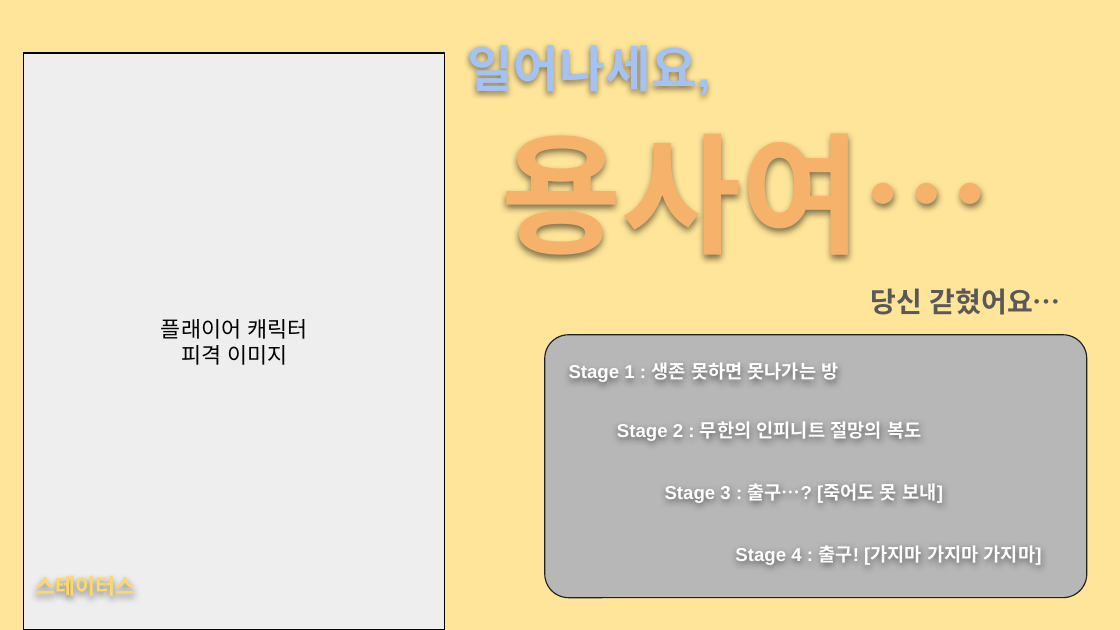
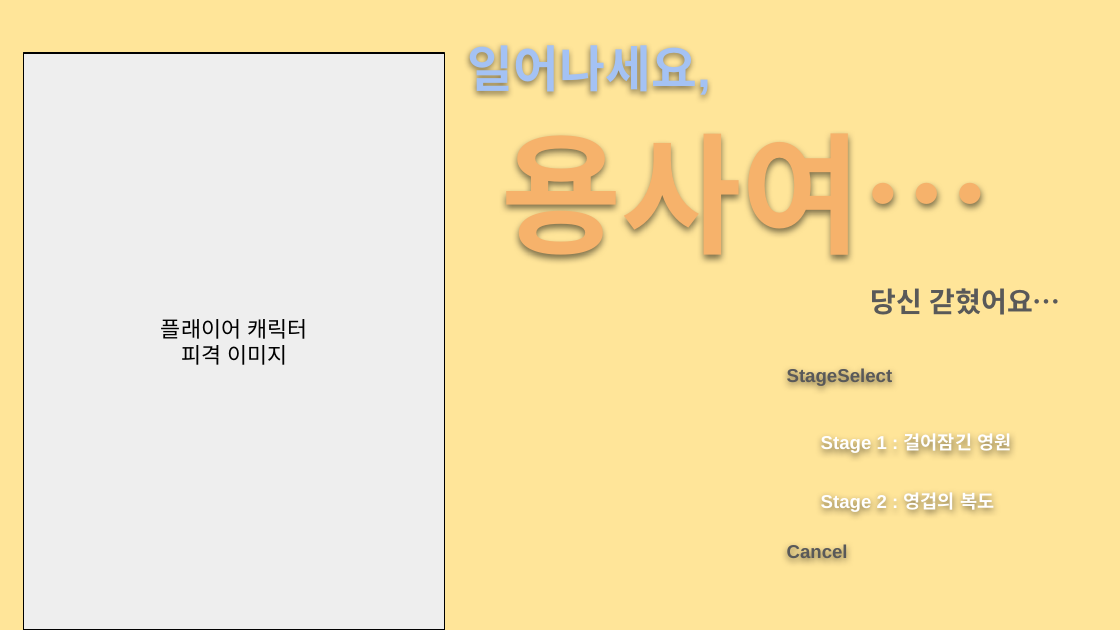
Before and after one commit to lsu0503/ProjectFreeGenre, a slide deck: slide 2 of Document/외쳐EE조 와이어프레임.pptx. Drawn at 1120x630 pixels with LibreOffice and Linux fonts; fonts in the diff are those of the drawing. Boxes give left, top, right and bottom in pixels: in the first picture for what was removed or moved away, otherwise in the second. Text is boxed around its words. In the diff, an @@ line names an element or a change of style, - is before the commit and + after.

```diff
--- a/Document/외쳐EE조 와이어프레임.pptx
+++ b/Document/외쳐EE조 와이어프레임.pptx
@@ rounded rectangle removed at (544,335,1086,598) @@
@@ text removed at (569,362,838,382) @@
-Stage 1 : 생존 못하면 못나가는 방
@@ text added at (787,367,893,386), 12 pt, text #595959, bold @@
+StageSelect
@@ text removed at (617,421,921,441) @@
-Stage 2 : 무한의 인피니트 절망의 복도
@@ text added at (821,433,1011,454), 12 pt, text #FFFFFF, bold @@
+Stage 1 : 걸어잠긴 영원
@@ text removed at (665,483,943,503) @@
-Stage 3 : 출구…? [죽어도 못 보내]
@@ text added at (821,492,994,512), 12 pt, text #FFFFFF, bold @@
+Stage 2 : 영겁의 복도
@@ text removed at (735,545,1042,565) @@
-Stage 4 : 출구! [가지마 가지마 가지마]
@@ text added at (787,543,848,558), 12 pt, text #595959, bold @@
+Cancel
@@ text removed at (35,576,135,597) @@
-스테이터스
```
Also in this commit, not shown: 5 other slides changed, 1 slide added, 1 slide removed.
